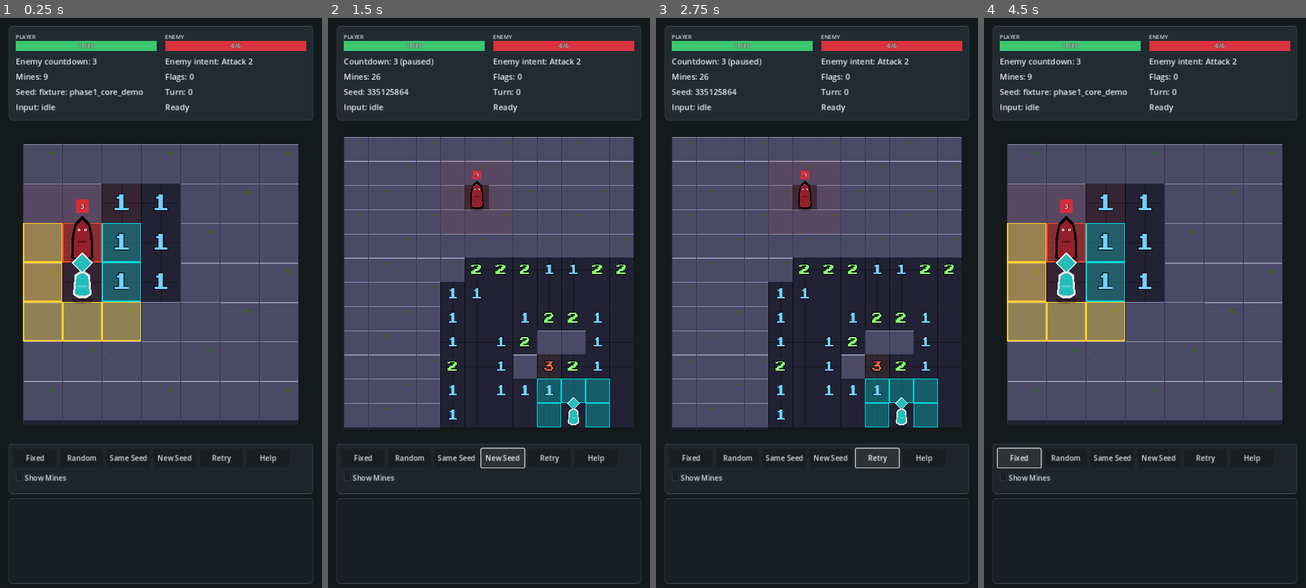
Above: before the commit, frames 1-4 (left to right).
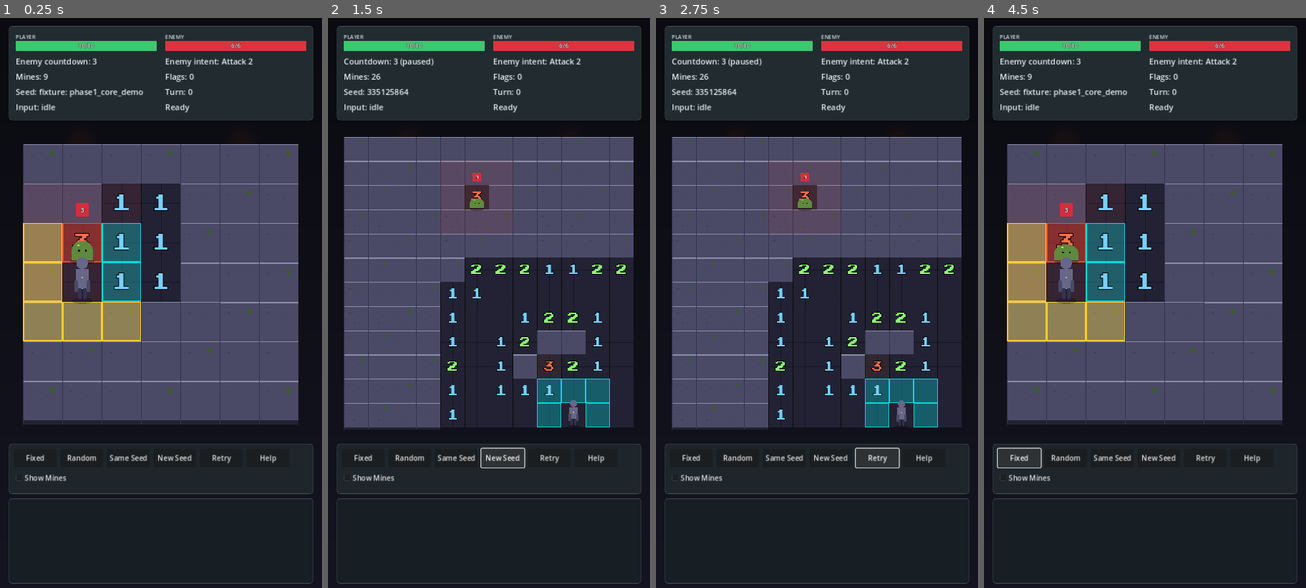
Above: after the commit, the same moments.

Repository: T11retsujitu/minesweeperV2
Game: Godot game, scene res://scenes/main.tscn
The game is run twice, just before and just after one commit, with the same random seed, the same clock (stepped at 60 frames per second) and the same inputs.
Inputs:
- Up to frame 1 (0.25 s): no input
- Up to frame 2 (1.5 s): click "New Seed" at 0.5 s; click "New Seed" at 1.25 s
- Up to frame 3 (2.75 s): click "Retry" at 2 s
- Up to frame 4 (4.5 s): click "Retry" at 2.75 s; click "Retry" at 3.5 s; click "Fixed" at 4.25 s

The runs differ from the first frame. In frame 1, 0.8% of the frame differs, in the area x 22-30%, y 31-50%; in frame 2, 0.3%; in frame 3, 0.3%; in frame 4, 0.8%, in the area x 21-30%, y 31-50%.

Commit message:
feat: 見た目インパクト強化 M-B キャラスプライト+背景(body_root+Sprite2D/2Fアイドル/ダンジョン背景)
Co-Authored-By: Claude Fable 5 <noreply@anthropic.com>
Claude-Session: https://claude.ai/code/session_01RhUfKwvRHFiSDkbDpVhYnq

Diff:
--- a/scripts/presentation/battle_screen.gd
+++ b/scripts/presentation/battle_screen.gd
@@ -8,6 +8,7 @@
 const FxLayer = preload("res://scripts/presentation/fx_layer.gd")
 const HpBar = preload("res://scripts/presentation/hp_bar.gd")
 const BoardWorld = preload("res://scripts/presentation/board_world.gd")
+const BackgroundTexture = preload("res://assets/textures/bg/bg_dungeon.png")
 
 var controller = BattleController.new(CombatState.RULESET_AVATAR)
 var debug_show_mines = false
@@ -573,8 +574,10 @@
 	background_layer.layer = -1
 	add_child(background_layer)
 
-	var background = ColorRect.new()
-	background.color = Color(0.08, 0.10, 0.11)
+	var background = TextureRect.new()
+	background.texture = BackgroundTexture
+	background.expand_mode = TextureRect.EXPAND_IGNORE_SIZE
+	background.stretch_mode = TextureRect.STRETCH_KEEP_ASPECT_COVERED
 	background.set_anchors_preset(Control.PRESET_FULL_RECT)
 	background.mouse_filter = Control.MOUSE_FILTER_IGNORE
 	background_layer.add_child(background)
--- a/scripts/presentation/enemy_token.gd
+++ b/scripts/presentation/enemy_token.gd
@@ -3,10 +3,25 @@
 const FxConfig = preload("res://scripts/presentation/fx_config.gd")
 const ViewConfig = preload("res://scripts/presentation/view_config.gd")
 
+const IDLE_TEXTURES = [
+	preload("res://assets/textures/chars/slime_idle_f1.png"),
+	preload("res://assets/textures/chars/slime_idle_f2.png"),
+]
+const SPRITE_SIZE = Vector2(88.0, 96.0)
+
 var countdown = 0
 var pulse_tween = null
 var pulse_active = false
+var body_root = null
+var sprite = null
+var idle_timer = null
+var idle_frame = 0
+var idle_timer_first_tick = true
 var state_key = {}
+
+
+func _ready():
+	_build_body()
 
 
 func set_display(is_visible, coord, next_countdown):
@@ -32,7 +47,6 @@
 	if not visible:
 		return
 	_draw_shadow(Vector2(0.0, -2.0), Vector2(27.0, 8.0), Color(0.0, 0.0, 0.0, 0.30))
-	_draw_body()
 	var rect = _badge_rect()
 	var color = FxConfig.COLOR_ENEMY_BADGE
 	var text = str(countdown)
@@ -47,42 +61,39 @@
 	return Rect2(
 		Vector2(
 			-FxConfig.ENEMY_BADGE_SIZE * 0.5,
-			-ViewConfig.TOKEN_HEIGHT_PX - FxConfig.ENEMY_BADGE_SIZE - 6.0
+			-SPRITE_SIZE.y - FxConfig.ENEMY_BADGE_SIZE - 6.0
 		),
 		Vector2(FxConfig.ENEMY_BADGE_SIZE, FxConfig.ENEMY_BADGE_SIZE)
 	)
 
 
-func _draw_body():
-	var outline = PackedVector2Array([
-		Vector2(-25.0, -10.0),
-		Vector2(-23.0, -60.0),
-		Vector2(-17.0, -88.0),
-		Vector2(0.0, -104.0),
-		Vector2(17.0, -88.0),
-		Vector2(23.0, -60.0),
-		Vector2(25.0, -10.0),
-		Vector2(12.0, -3.0),
-		Vector2(-12.0, -3.0),
-	])
-	var fill = PackedVector2Array([
-		Vector2(-20.0, -12.0),
-		Vector2(-18.0, -58.0),
-		Vector2(-13.0, -82.0),
-		Vector2(0.0, -94.0),
-		Vector2(13.0, -82.0),
-		Vector2(18.0, -58.0),
-		Vector2(20.0, -12.0),
-		Vector2(9.0, -7.0),
-		Vector2(-9.0, -7.0),
-	])
-	draw_colored_polygon(outline, Color(0.02, 0.01, 0.01, 0.96))
-	draw_colored_polygon(fill, FxConfig.COLOR_ENEMY_BADGE.darkened(0.30))
-	draw_circle(Vector2(-7.0, -72.0), 3.0, Color.WHITE)
-	draw_circle(Vector2(7.0, -72.0), 3.0, Color.WHITE)
-	draw_circle(Vector2(-7.0, -72.0), 1.2, Color.BLACK)
-	draw_circle(Vector2(7.0, -72.0), 1.2, Color.BLACK)
-	draw_line(Vector2(-9.0, -46.0), Vector2(9.0, -46.0), Color(0.0, 0.0, 0.0, 0.45), 2.0, true)
+func _build_body():
+	body_root = Node2D.new()
+	body_root.name = "BodyRoot"
+	add_child(body_root)
+
+	sprite = Sprite2D.new()
+	sprite.name = "Sprite"
+	sprite.centered = false
+	sprite.texture = IDLE_TEXTURES[0]
+	sprite.position = Vector2(-SPRITE_SIZE.x * 0.5, -SPRITE_SIZE.y)
+	body_root.add_child(sprite)
+
+	idle_timer = Timer.new()
+	idle_timer.name = "IdleFrameTimer"
+	idle_timer.wait_time = FxConfig.IDLE_FRAME_SEC * 0.5
+	idle_timer.autostart = true
+	idle_timer.timeout.connect(_on_idle_timer_timeout)
+	add_child(idle_timer)
+
+
+func _on_idle_timer_timeout():
+	if idle_timer_first_tick:
+		idle_timer_first_tick = false
+		idle_timer.wait_time = FxConfig.IDLE_FRAME_SEC
+		idle_timer.start()
+	idle_frame = 1 - idle_frame
+	sprite.texture = IDLE_TEXTURES[idle_frame]
 
 
 func _draw_shadow(center, scale, color):
--- a/scripts/presentation/fx_config.gd
+++ b/scripts/presentation/fx_config.gd
@@ -9,6 +9,7 @@
 const PROJECTILE_TIME = 0.28
 const PROJECTILE_SIZE = 10.0
 const PLAYER_MOVE_SEC = 0.15
+const IDLE_FRAME_SEC = 0.5
 const PLAYER_MARKER_SIZE = 28.0
 const PLAYER_MARKER_OUTLINE_SIZE = 34.0
 const REVEAL_POP_SEC = 0.12
--- a/scripts/presentation/player_token.gd
+++ b/scripts/presentation/player_token.gd
@@ -3,7 +3,21 @@
 const FxConfig = preload("res://scripts/presentation/fx_config.gd")
 const ViewConfig = preload("res://scripts/presentation/view_config.gd")
 
+const IDLE_TEXTURES = [
+	preload("res://assets/textures/chars/player_idle_f1.png"),
+	preload("res://assets/textures/chars/player_idle_f2.png"),
+]
+const SPRITE_SIZE = Vector2(88.0, 132.0)
+
+var body_root = null
+var sprite = null
+var idle_timer = null
+var idle_frame = 0
 var state_key = {}
+
+
+func _ready():
+	_build_body()
 
 
 func set_display(is_visible, coord):
@@ -23,48 +37,34 @@
 	if not visible:
 		return
 	_draw_shadow(Vector2(0.0, -2.0), Vector2(24.0, 7.0), Color(0.0, 0.0, 0.0, 0.24))
-	_draw_body()
-	var center = Vector2(0.0, -ViewConfig.TOKEN_HEIGHT_PX + 18.0)
-	_draw_diamond(center, FxConfig.PLAYER_MARKER_OUTLINE_SIZE, Color(1.0, 1.0, 1.0, 0.88))
-	_draw_diamond(center, FxConfig.PLAYER_MARKER_SIZE, FxConfig.COLOR_PLAYER_MARKER)
 
 
-func _draw_body():
-	var outline = PackedVector2Array([
-		Vector2(-21.0, -16.0),
-		Vector2(-17.0, -60.0),
-		Vector2(0.0, -72.0),
-		Vector2(17.0, -60.0),
-		Vector2(21.0, -16.0),
-		Vector2(10.0, -8.0),
-		Vector2(-10.0, -8.0),
-	])
-	var fill = PackedVector2Array([
-		Vector2(-16.0, -18.0),
-		Vector2(-13.0, -56.0),
-		Vector2(0.0, -65.0),
-		Vector2(13.0, -56.0),
-		Vector2(16.0, -18.0),
-		Vector2(7.0, -13.0),
-		Vector2(-7.0, -13.0),
-	])
-	draw_colored_polygon(outline, Color(1.0, 1.0, 1.0, 0.86))
-	draw_colored_polygon(fill, FxConfig.COLOR_PLAYER_MARKER)
-	draw_line(Vector2(-10.0, -34.0), Vector2(10.0, -34.0), Color(1.0, 1.0, 1.0, 0.30), 2.0, true)
+func _build_body():
+	body_root = Node2D.new()
+	body_root.name = "BodyRoot"
+	add_child(body_root)
+
+	sprite = Sprite2D.new()
+	sprite.name = "Sprite"
+	sprite.centered = false
+	sprite.texture = IDLE_TEXTURES[0]
+	sprite.position = Vector2(-SPRITE_SIZE.x * 0.5, -SPRITE_SIZE.y)
+	body_root.add_child(sprite)
+
+	idle_timer = Timer.new()
+	idle_timer.name = "IdleFrameTimer"
+	idle_timer.wait_time = FxConfig.IDLE_FRAME_SEC
+	idle_timer.autostart = true
+	idle_timer.timeout.connect(_on_idle_timer_timeout)
+	add_child(idle_timer)
+
+
+func _on_idle_timer_timeout():
+	idle_frame = 1 - idle_frame
+	sprite.texture = IDLE_TEXTURES[idle_frame]
 
 
 func _draw_shadow(center, scale, color):
 	draw_set_transform(center, 0.0, scale)
 	draw_circle(Vector2.ZERO, 1.0, color)
 	draw_set_transform(Vector2.ZERO, 0.0, Vector2.ONE)
-
-
-func _draw_diamond(center, square_size, color):
-	var radius = square_size / sqrt(2.0)
-	var points = PackedVector2Array([
-		center + Vector2(0.0, -radius),
-		center + Vector2(radius, 0.0),
-		center + Vector2(0.0, radius),
-		center + Vector2(-radius, 0.0),
-	])
-	draw_colored_polygon(points, color)
Not shown, changed: docs/llm-status.md
